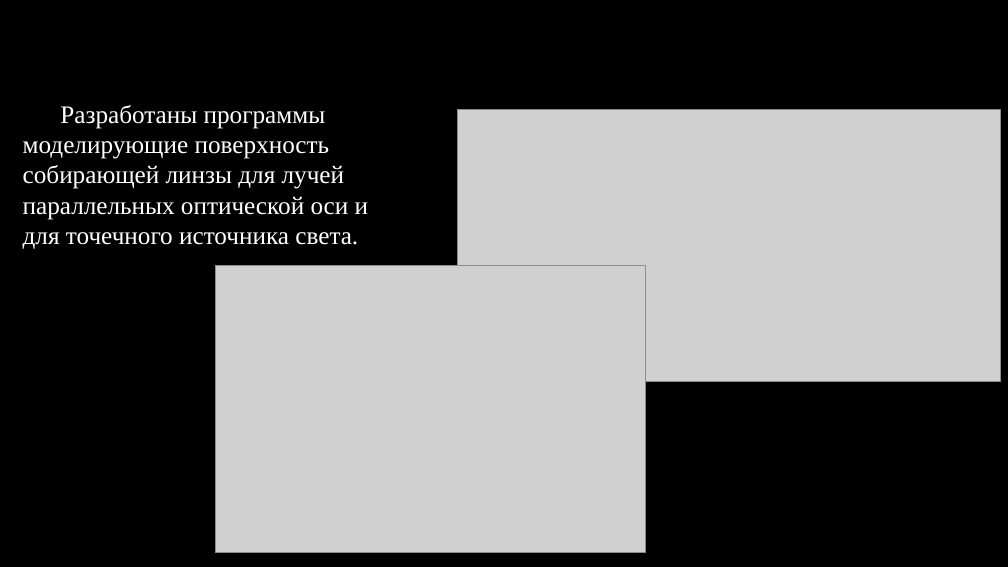
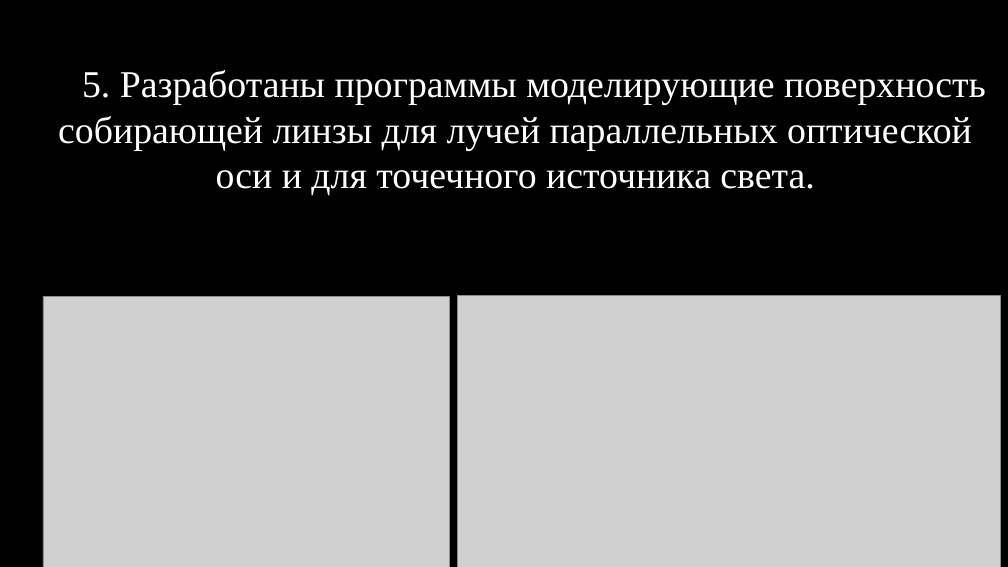
Before and after one commit to KondratovichMaxim/sciense, a slide deck: slide 27 of создания идеальной линзы.pptx (slide 24 before the commit). Drawn at 1008x567 pixels with LibreOffice and Linux fonts; fonts in the diff are those of the drawing; grey boxes stand for pictures; background and template pictures are left out. Boxes give left, top, right and bottom in pixels: in the first picture for what was removed or moved away, otherwise in the second. Text is boxed around its words. In the diff, an @@ line names an element or a change of style, - is before the commit and + after.

```diff
--- a/создания идеальной линзы.pptx
+++ b/создания идеальной линзы.pptx
@@ text at <box>58,70,986,196</box>: text changed; size 24 to 36 pt @@
-Разработаны программы моделирующие поверхность собирающей линзы для лучей параллельных оптической оси и для точечного источника света.
+5. Разработаны программы моделирующие поверхность собирающей линзы для лучей параллельных оптической оси и для точечного источника света.
@@ picture: place and size @@
-picture at <box>216,265,646,552</box>
+picture at <box>43,296,449,567</box>
@@ picture: place and size @@
-picture at <box>457,110,1000,381</box>
+picture at <box>457,296,1000,567</box>
```
Also in this commit, not shown: 17 other slides changed, 6 slides added, 3 slides removed.
